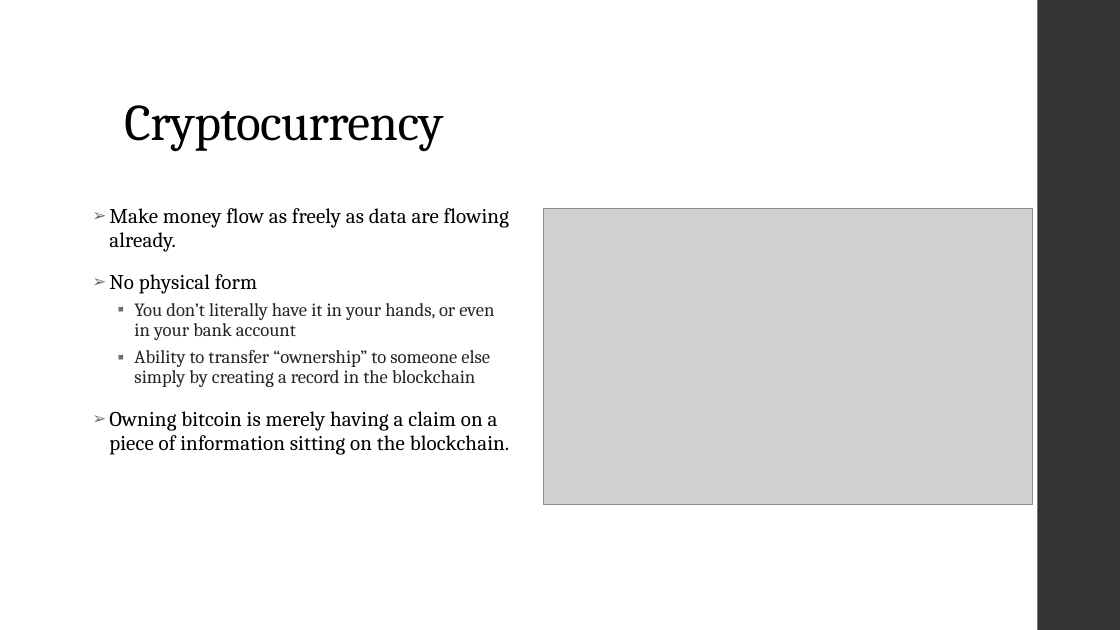
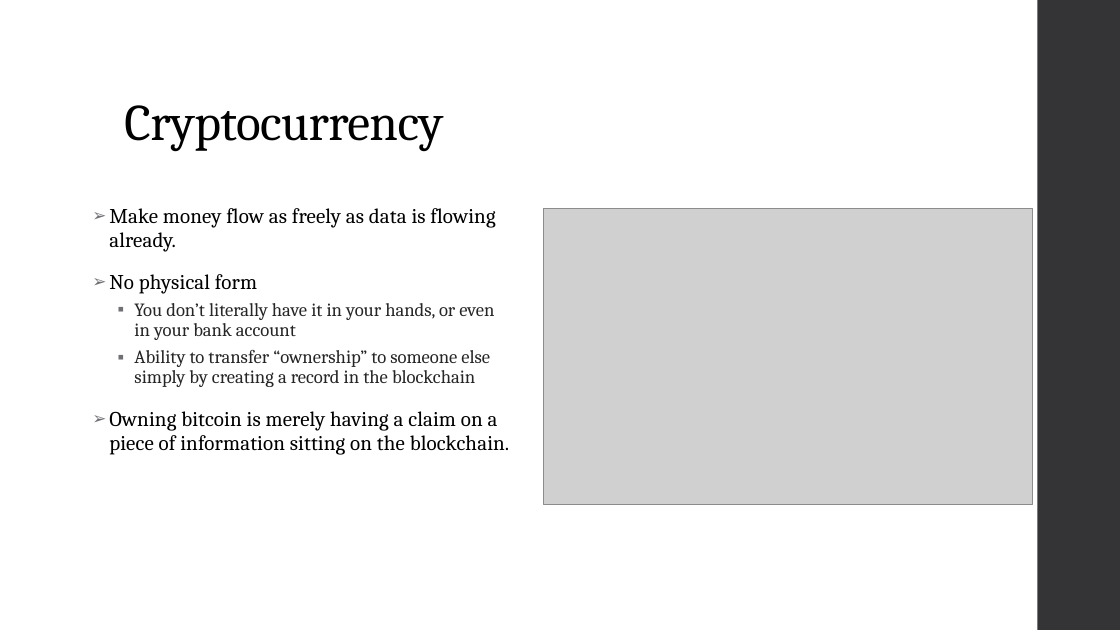
Before and after one commit to niravaga/CS-6650-BSDS-Assignment-3, a slide deck: slide 8 of BlockChain/BlockChain.pptx. Drawn at 1120x630 pixels with LibreOffice and Linux fonts; fonts in the diff are those of the drawing; grey boxes stand for pictures. Boxes give left, top, right and bottom in pixels: in the first picture for what was removed or moved away, otherwise in the second. Text is boxed around its words. In the diff, an @@ line names an element or a change of style, - is before the commit and + after.

```diff
--- a/BlockChain/BlockChain.pptx
+++ b/BlockChain/BlockChain.pptx
@@ text at [109, 208, 495, 252]: text changed @@
-➢ Make money flow as freely as data are flowing already.
+➢ Make money flow as freely as data is flowing already.
```
Also in this commit, not shown: 2 other slides changed, 10 other files.
